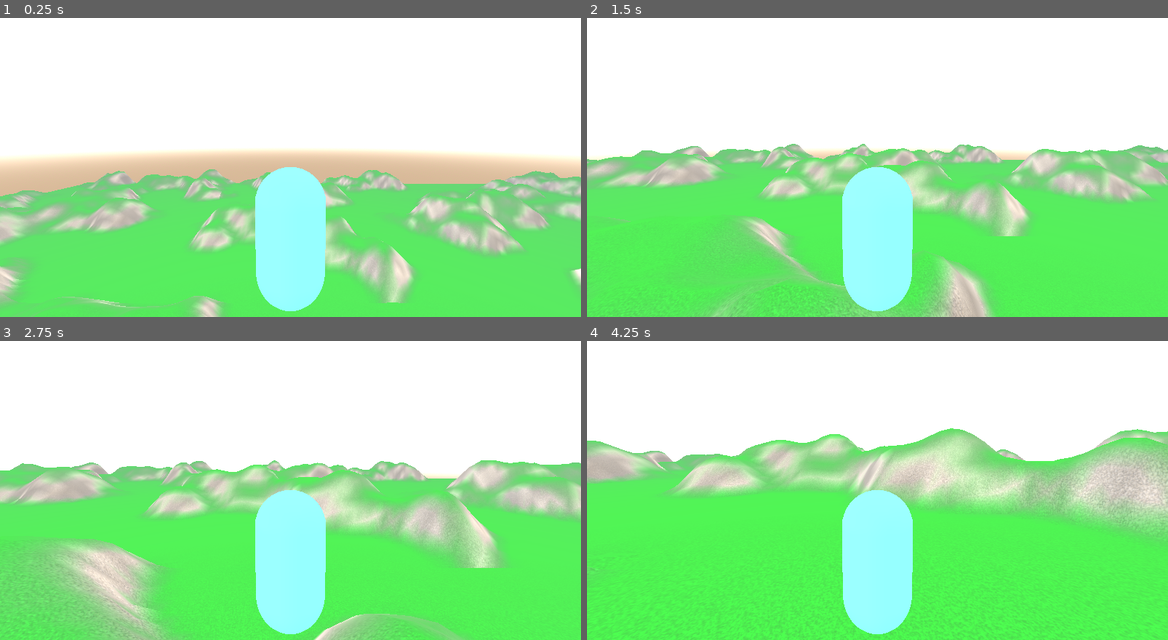
Above: before the commit, frames 1-4 (two rows, left to right).
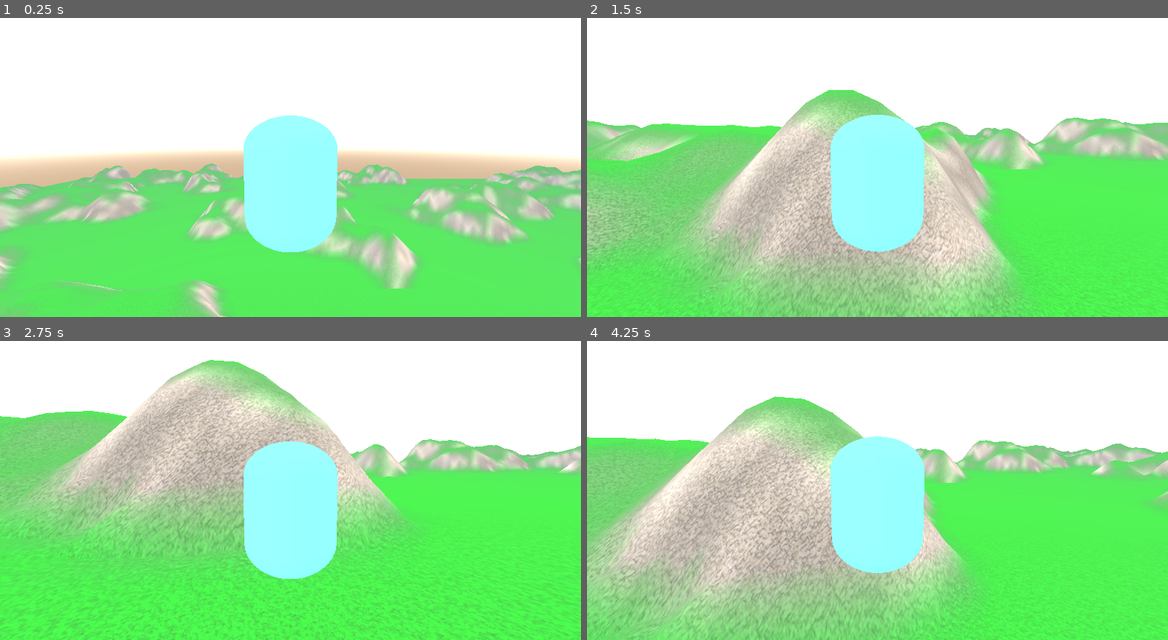
Above: after the commit, the same moments.

Repository: M4rxman/Rebirth_The_Game
Game: Godot game, scene res://main.tscn
The game is run twice, just before and just after one commit, with the same random seed, the same clock (stepped at 60 frames per second) and the same inputs.
Inputs (mouse positions are in pixels of both pictures, inside the frame that each line leads up to):
- Up to frame 1 (0.25 s): no input
- Up to frame 2 (1.5 s): tap Enter (ui_accept) at 0.5, 0.6 s; move the mouse to (906, 152) at 0.52 s; hold Shift (run, bound only after the commit) 0.53-1.28 s; hold Up (ui_up) from 0.53 s (still down); tap Space (jump, bound only after the commit) at 0.77, 1.07 s; move the mouse to (848, 155) at 1.27 s; tap Shift (run, bound only after the commit) at 1.35 s
- Up to frame 3 (2.75 s): keep holding Up (ui_up); tap Space (jump, bound only after the commit) at 1.52, 1.55, 1.82, 2.1 s; move the mouse to (302, 469) at 2.02 s; tap Enter (ui_accept) at 2.3 s
- Up to frame 4 (4.25 s): keep holding Up (ui_up); move the mouse to (871, 481) at 2.77 s; tap Enter (ui_accept) at 2.85 s; tap Space (jump, bound only after the commit) at 3.02, 3.32, 3.77, 3.8, 4.07 s; tap Shift (run, bound only after the commit) at 3.05 s; move the mouse to (918, 481) at 3.52 s; hold Shift (run, bound only after the commit) from 3.53 s (still down)

The runs differ from the first frame. In frame 1, 20% of the frame differs, in the area x 0-100%, y 32-100%; in frame 2, 44%; in frame 3, 48%; in frame 4, 50%, in the area x 0-100%, y 18-100%.

Commit message:
3rd camera player

Diff:
--- /dev/null
+++ b/new-game-project/Scenes/Player/SpringArmPivot.gd
@@ -0,0 +1,32 @@
+extends Node3D
+
+@export_group("FOV")
+@export var change_fov_on_run : bool
+@export var normal_fov : float = 75.0
+@export var run_fov : float = 90.0
+
+const CAMERA_BLEND : float = 0.09
+
+@onready var spring_arm : SpringArm3D = $SpringArm3D
+@onready var camera : Camera3D = $SpringArm3D/Camera3D
+
+func _ready():
+	Input.set_mouse_mode(Input.MOUSE_MODE_CAPTURED)
+
+func _unhandled_input(event):
+	if event is InputEventMouseMotion:
+		rotate_y(-event.relative.x * 0.002)
+		spring_arm.rotate_x(-event.relative.y * 0.002)
+		spring_arm.rotation.x = clamp(spring_arm.rotation.x, -PI/4, PI/4)
+
+func _physics_process(_delta):
+	if change_fov_on_run:
+		if owner.is_on_floor():
+			"""
+			if Input.is_action_pressed("run"):
+				camera.fov = lerp(camera.fov, run_fov, CAMERA_BLEND)
+			else:
+				camera.fov = lerp(camera.fov, normal_fov, CAMERA_BLEND)
+				"""
+		else:
+			camera.fov = lerp(camera.fov, normal_fov, CAMERA_BLEND)
--- a/new-game-project/Scenes/Player/player.gd
+++ b/new-game-project/Scenes/Player/player.gd
@@ -1,30 +1,50 @@
 extends CharacterBody3D
 
+const LERP_VALUE : float = 0.15
 
-const SPEED = 5.0
-const JUMP_VELOCITY = 4.5
+var snap_vector : Vector3 = Vector3.DOWN
+var speed : float
 
-func _ready():
-	Input.mouse_mode = Input.MOUSE_MODE_CAPTURED
+@export_group("Movement variables")
+@export var walk_speed : float = 2.0
+@export var run_speed : float = 50.0
+@export var jump_strength : float = 15.0
+@export var gravity : float = 50.0
 
-func _physics_process(delta: float) -> void:
-	# Add the gravity.
-	if not is_on_floor():
-		velocity += get_gravity() * delta
+const ANIMATION_BLEND : float = 7.0
 
-	# Handle jump.
-	if Input.is_action_just_pressed("ui_accept") and is_on_floor():
-		velocity.y = JUMP_VELOCITY
+@onready var spring_arm_pivot : Node3D = $camera_mount
 
-	# Get the input direction and handle the movement/deceleration.
-	# As good practice, you should replace UI actions with custom gameplay actions.
-	var input_dir := Input.get_vector("ui_left", "ui_right", "ui_up", "ui_down")
-	var direction := (transform.basis * Vector3(input_dir.x, 0, input_dir.y)).normalized()
-	if direction:
-		velocity.x = direction.x * SPEED
-		velocity.z = direction.z * SPEED
+func _physics_process(delta):
+	var move_direction : Vector3 = Vector3.ZERO
+	move_direction.x = Input.get_action_strength("move_right") - Input.get_action_strength("move_left")
+	move_direction.z = Input.get_action_strength("move_backwards") - Input.get_action_strength("move_forwards")
+	move_direction = move_direction.rotated(Vector3.UP, spring_arm_pivot.rotation.y)
+
+	velocity.y -= gravity * delta
+
+	if Input.is_action_pressed("quit"):
+		get_tree().quit()
+
+	if Input.is_action_pressed("run"):
+		speed = run_speed
 	else:
-		velocity.x = move_toward(velocity.x, 0, SPEED)
-		velocity.z = move_toward(velocity.z, 0, SPEED)
+		speed = walk_speed
 
+	velocity.x = move_direction.x * speed
+	velocity.z = move_direction.z * speed
+
+	#if move_direction:
+		#player_mesh.rotation.y = lerp_angle(player_mesh.rotation.y, atan2(velocity.x, velocity.z), LERP_VALUE)
+
+	var just_landed := is_on_floor() and snap_vector == Vector3.ZERO
+	var is_jumping := is_on_floor() and Input.is_action_just_pressed("jump")
+	if is_jumping:
+		velocity.y = jump_strength
+		snap_vector = Vector3.ZERO
+	elif just_landed:
+		snap_vector = Vector3.DOWN
+
+	apply_floor_snap()
 	move_and_slide()
+	#animate(delta)
--- a/new-game-project/Scenes/Player/player.tscn
+++ b/new-game-project/Scenes/Player/player.tscn
@@ -1,6 +1,7 @@
-[gd_scene load_steps=5 format=3 uid="uid://dt7qj4rvpib2x"]
+[gd_scene load_steps=6 format=3 uid="uid://cchcrcrmmrise"]
 
 [ext_resource type="Script" uid="uid://bussnogx0oiql" path="res://Scenes/Player/player.gd" id="1_3uef2"]
+[ext_resource type="Script" uid="uid://cvjfl81d7rshp" path="res://Scenes/Player/SpringArmPivot.gd" id="2_a3d8c"]
 
 [sub_resource type="CapsuleShape3D" id="CapsuleShape3D_cet7n"]
 
@@ -17,10 +18,15 @@
 shape = SubResource("CapsuleShape3D_cet7n")
 
 [node name="bodyMesh" type="MeshInstance3D" parent="."]
+transform = Transform3D(1, 0, 0, 0, 0.71583325, 0, 0, 0, 1, 0, 0, 0)
 mesh = SubResource("CapsuleMesh_ji1vj")
 
 [node name="camera_mount" type="Node3D" parent="."]
-transform = Transform3D(1, 0, 0, 0, 1, 0, 0, 0, 1, 0, 0.06756103, 0)
+transform = Transform3D(1, 0, 0, 0, 1, 0, 0, 0, 1, 0, 0.08816981, 0)
+script = ExtResource("2_a3d8c")
 
-[node name="Camera3D" type="Camera3D" parent="camera_mount"]
-transform = Transform3D(1, 0, 0, 0, 0.9965655, 0.08280821, 0, -0.08280821, 0.9965655, 0, 1.3695146, 2.9648042)
+[node name="SpringArm3D" type="SpringArm3D" parent="camera_mount"]
+transform = Transform3D(1, 0, 0, 0, 1, 0, 0, 0, 1, 0, 0.4118929, 1.3080688)
+
+[node name="Camera3D" type="Camera3D" parent="camera_mount/SpringArm3D"]
+transform = Transform3D(1, 0, 0, 0, 0.9965655, 0.08280821, 0, -0.08280821, 0.9965655, 0, 0.022227407, 0.020395637)
--- a/new-game-project/project.godot
+++ b/new-game-project/project.godot
@@ -18,3 +18,41 @@
 [dotnet]
 
 project/assembly_name="New Game Project"
+
+[input]
+
+move_left={
+"deadzone": 0.2,
+"events": [null, Object(InputEventKey,"resource_local_to_scene":false,"resource_name":"","device":-1,"window_id":0,"alt_pressed":false,"shift_pressed":false,"ctrl_pressed":false,"meta_pressed":false,"pressed":false,"keycode":0,"physical_keycode":65,"key_label":0,"unicode":97,"location":0,"echo":false,"script":null)
+]
+}
+move_right={
+"deadzone": 0.2,
+"events": [Object(InputEventKey,"resource_local_to_scene":false,"resource_name":"","device":-1,"window_id":0,"alt_pressed":false,"shift_pressed":false,"ctrl_pressed":false,"meta_pressed":false,"pressed":false,"keycode":0,"physical_keycode":68,"key_label":0,"unicode":100,"location":0,"echo":false,"script":null)
+]
+}
+move_forwards={
+"deadzone": 0.2,
+"events": [Object(InputEventKey,"resource_local_to_scene":false,"resource_name":"","device":-1,"window_id":0,"alt_pressed":false,"shift_pressed":false,"ctrl_pressed":false,"meta_pressed":false,"pressed":false,"keycode":0,"physical_keycode":87,"key_label":0,"unicode":119,"location":0,"echo":false,"script":null)
+]
+}
+move_backwards={
+"deadzone": 0.2,
+"events": [Object(InputEventKey,"resource_local_to_scene":false,"resource_name":"","device":-1,"window_id":0,"alt_pressed":false,"shift_pressed":false,"ctrl_pressed":false,"meta_pressed":false,"pressed":false,"keycode":0,"physical_keycode":83,"key_label":0,"unicode":115,"location":0,"echo":false,"script":null)
+]
+}
+run={
+"deadzone": 0.2,
+"events": [Object(InputEventKey,"resource_local_to_scene":false,"resource_name":"","device":-1,"window_id":0,"alt_pressed":false,"shift_pressed":false,"ctrl_pressed":false,"meta_pressed":false,"pressed":false,"keycode":0,"physical_keycode":4194325,"key_label":0,"unicode":0,"location":0,"echo":false,"script":null)
+]
+}
+jump={
+"deadzone": 0.2,
+"events": [Object(InputEventKey,"resource_local_to_scene":false,"resource_name":"","device":-1,"window_id":0,"alt_pressed":false,"shift_pressed":false,"ctrl_pressed":false,"meta_pressed":false,"pressed":false,"keycode":0,"physical_keycode":32,"key_label":0,"unicode":32,"location":0,"echo":false,"script":null)
+]
+}
+quit={
+"deadzone": 0.2,
+"events": [Object(InputEventKey,"resource_local_to_scene":false,"resource_name":"","device":-1,"window_id":0,"alt_pressed":false,"shift_pressed":false,"ctrl_pressed":false,"meta_pressed":false,"pressed":false,"keycode":0,"physical_keycode":4194305,"key_label":0,"unicode":0,"location":0,"echo":false,"script":null)
+]
+}
Not shown, added: new-game-project/Scenes/Player/SpringArmPivot.gd.uid
